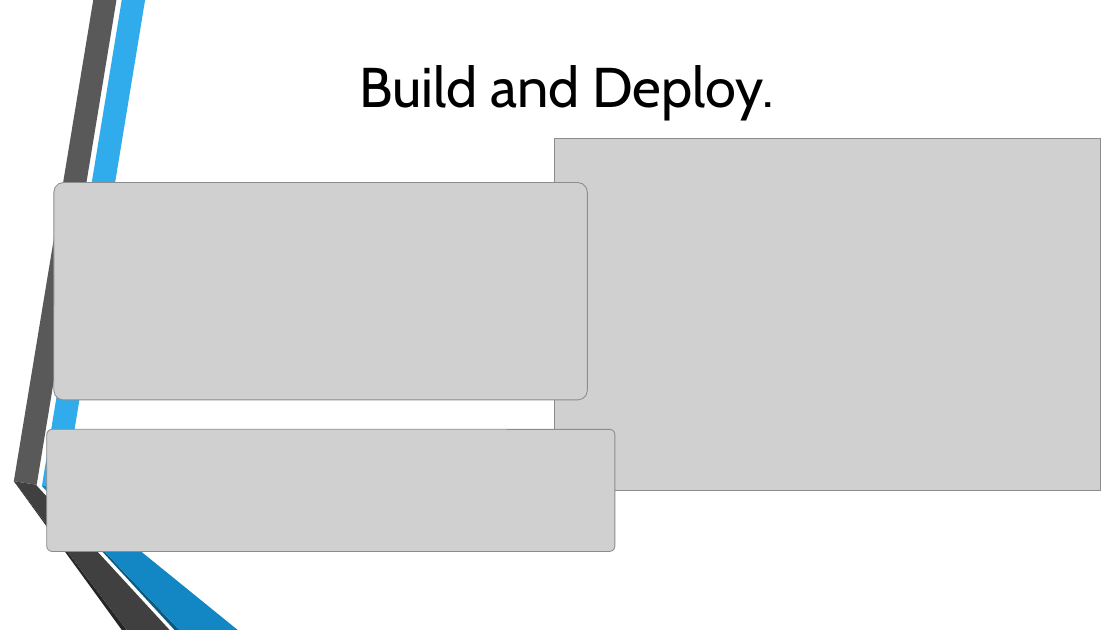
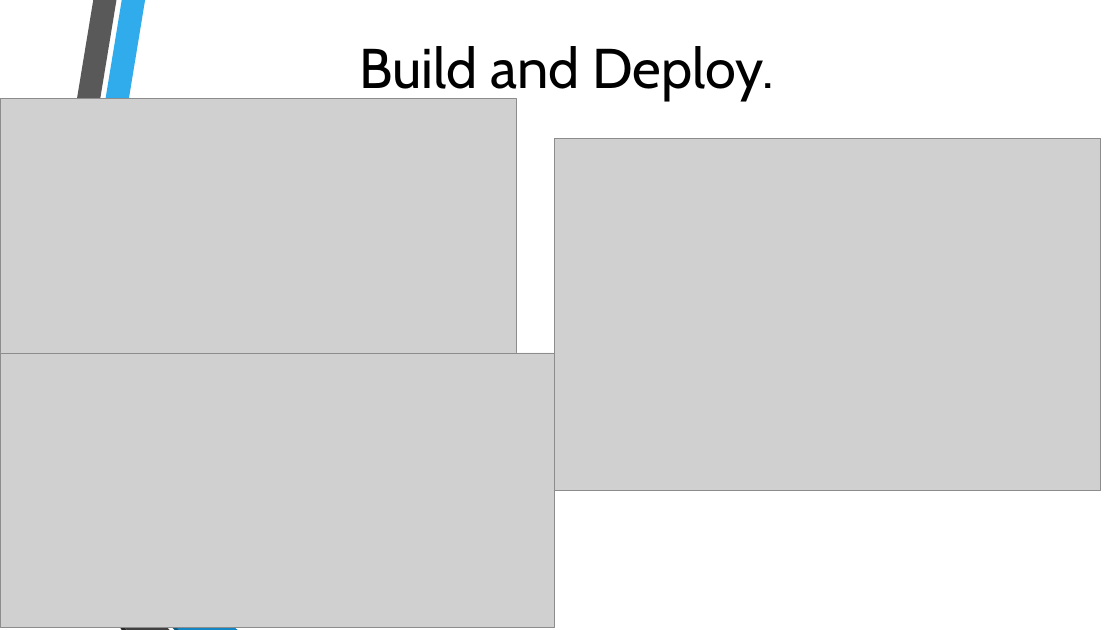
Before and after one commit to devilinpijama/spring_boot_app, a slide deck: slide 11 of Presentation and CV/DevOps - Rakivnenko D.N. - EPAM.pptx. Drawn at 1120x630 pixels with LibreOffice and Linux fonts; fonts in the diff are those of the drawing; grey boxes stand for pictures; background and template pictures are left out. Boxes give left, top, right and bottom in pixels: in the first picture for what was removed or moved away, otherwise in the second. Text is boxed around its words. In the diff, an @@ line names an element or a change of style, - is before the commit and + after.

```diff
--- a/Presentation and CV/DevOps - Rakivnenko D.N. - EPAM.pptx
+++ b/Presentation and CV/DevOps - Rakivnenko D.N. - EPAM.pptx
@@ title "Build and Deploy.": place and size @@
-title "Build and Deploy." at (359,65,773,120)
+title "Build and Deploy." at (359,46,773,101)
@@ picture: place and size @@
-picture at (54,182,587,400)
+picture at (0,99,517,377)
@@ picture added at (0,353,554,628) @@
@@ picture removed at (47,429,615,551) @@
```
Also in this commit, not shown: 3 other slides changed, 4 slides added, 4 slides removed, 1 other file.
